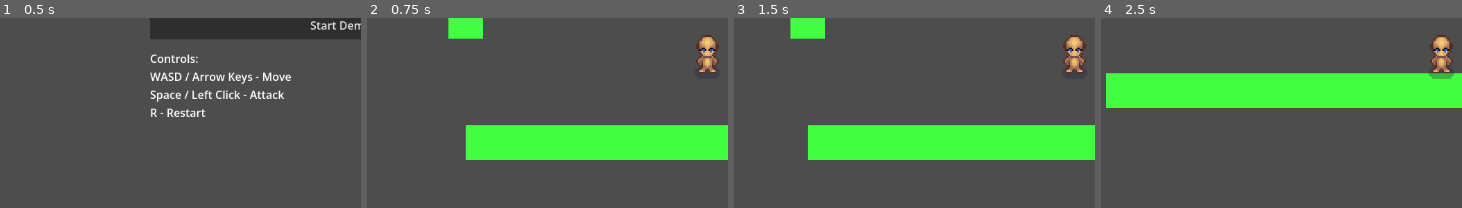
Above: before the commit, frames 1-4 (left to right).
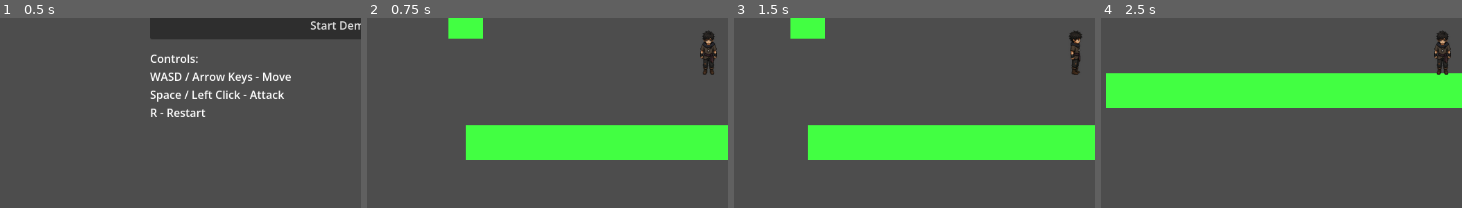
Above: after the commit, the same moments.

Repository: yenpish/chazo-fatebound
Game: Godot game, scene res://scenes/ui/title_screen.tscn
Same seed, same stepped clock (60 frames per second), same inputs: the game is played once before the commit and once after it. The engine's default icon, where the game draws it, is replaced by a stand-in: a white triangle on a blue panel in a dark square.
Inputs:
- Up to frame 1 (0.5 s): no input
- Up to frame 2 (0.75 s): click "Start Demo" at 0.5 s
- Up to frame 3 (1.5 s): hold D (move_right) from 1.28 s (still down); tap Space (attack) at 1.35 s
- Up to frame 4 (2.5 s): release D (move_right) at 2.03 s; hold S (move_down) from 2.03 s (still down); tap Space (attack) at 2.1 s
The pictures show only the part of the screen within x 8-58%, y 50-100%; the shares and areas given below are measured in that part.

Frame 1 is identical in both runs. In frame 2, 1.0% of the frame differs, in the area x 91-98%, y 6-30%; in frame 3, 1.0%; in frame 4, 1.2%, in the area x 90-98%, y 6-33%.

Commit message:
Add Chazo directional placeholder sprites

Diff:
--- a/scenes/player/player.tscn
+++ b/scenes/player/player.tscn
@@ -1,7 +1,7 @@
 [gd_scene format=3 uid="uid://dm8vfg8xdixaf"]
 
 [ext_resource type="Script" uid="uid://3hsswptaqrul" path="res://scripts/player/player.gd" id="1_dovo2"]
-[ext_resource type="Texture2D" uid="uid://ckenmmrwr47yq" path="res://assets/sprites/chazo-front-profile.png" id="2_dovo2"]
+[ext_resource type="Texture2D" uid="uid://4v557kleoyob" path="res://assets/sprites/chazo-down.png" id="2_dovo2"]
 
 [sub_resource type="RectangleShape2D" id="RectangleShape2D_dovo2"]
 size = Vector2(33, 55)
@@ -14,7 +14,6 @@
 script = ExtResource("1_dovo2")
 
 [node name="PlaceholderSprite" type="Sprite2D" parent="." unique_id=1742559865]
-scale = Vector2(2.5, 2.5)
 texture = ExtResource("2_dovo2")
 
 [node name="CollisionShape2D" type="CollisionShape2D" parent="." unique_id=1491462385]
--- a/scripts/player/player.gd
+++ b/scripts/player/player.gd
@@ -17,10 +17,15 @@
 @onready var placeholder_sprite: Sprite2D = $PlaceholderSprite
 @onready var body_collision: CollisionShape2D = $CollisionShape2D
 
+const CHAZO_DOWN_TEXTURE: Texture2D = preload("res://assets/sprites/chazo-down.png")
+const CHAZO_RIGHT_TEXTURE: Texture2D = preload("res://assets/sprites/chazo-right.png")
+const CHAZO_LEFT_TEXTURE: Texture2D = preload("res://assets/sprites/chazo-left.png")
+const CHAZO_UP_TEXTURE: Texture2D = preload("res://assets/sprites/chazo-up.png")
+
 var current_hp: int
 var is_attacking: bool = false
 var is_dead: bool = false
-var last_direction: Vector2 = Vector2.RIGHT
+var last_direction: Vector2 = Vector2.DOWN
 
 
 func _ready() -> void:
@@ -36,6 +41,7 @@
 	# AttackCollision should stay centered inside AttackArea.
 	attack_collision.position = Vector2.ZERO
 
+	update_player_sprite_direction()
 	update_attack_area_position()
 
 	# Wait one frame so HUD and its child nodes are fully ready.
@@ -63,6 +69,7 @@
 	if input_direction.length() > 0:
 		input_direction = input_direction.normalized()
 		last_direction = get_cardinal_direction(input_direction)
+		update_player_sprite_direction()
 		update_attack_area_position()
 
 	velocity = input_direction * move_speed
@@ -81,6 +88,21 @@
 		else:
 			return Vector2.UP
 
+func update_player_sprite_direction() -> void:
+	if placeholder_sprite == null:
+		return
+
+	if last_direction == Vector2.RIGHT:
+		placeholder_sprite.texture = CHAZO_RIGHT_TEXTURE
+
+	elif last_direction == Vector2.LEFT:
+		placeholder_sprite.texture = CHAZO_LEFT_TEXTURE
+
+	elif last_direction == Vector2.UP:
+		placeholder_sprite.texture = CHAZO_UP_TEXTURE
+
+	elif last_direction == Vector2.DOWN:
+		placeholder_sprite.texture = CHAZO_DOWN_TEXTURE
 
 func update_attack_area_position() -> void:
 	var attack_shape := attack_collision.shape as RectangleShape2D
Binary file added: assets/sprites/chazo-down.png
Not shown, added: assets/sprites/chazo-down.png.import
Binary file added: assets/sprites/chazo-left.png
Not shown, added: assets/sprites/chazo-left.png.import
Binary file added: assets/sprites/chazo-right.png
Not shown, added: assets/sprites/chazo-right.png.import
Binary file added: assets/sprites/chazo-up.png
Not shown, added: assets/sprites/chazo-up.png.import
